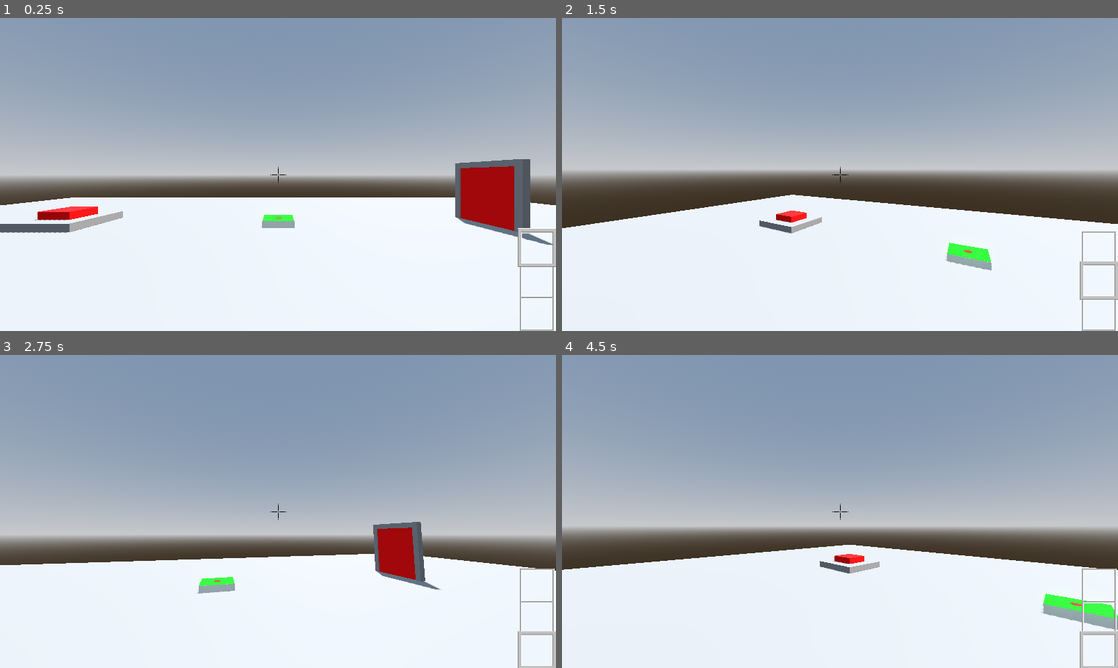
Above: before the commit, frames 1-4 (two rows, left to right).
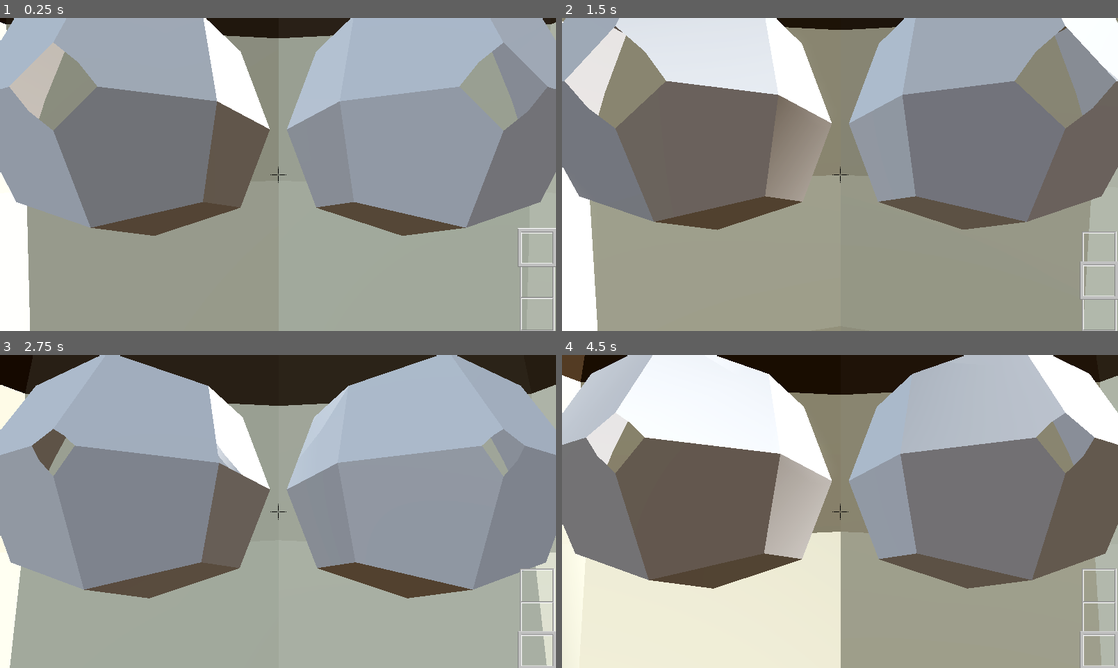
Above: after the commit, the same moments.

Repository: Stevenso2/Karson
Game: Godot game, scene res://assets/World.tscn
Two runs of this game, one before a commit and one after it. Both use one fixed random seed, a clock stepped at 60 frames per second and the inputs below.
Inputs (mouse positions are in pixels of both pictures, inside the frame that each line leads up to):
- Up to frame 1 (0.25 s): no input
- Up to frame 2 (1.5 s): tap Enter (Enter) at 0.5 s; move the mouse to (867, 174) at 0.52 s; tap 1 (1) at 0.6 s; tap 2 (2) at 0.8, 1.35 s; tap Space (U) at 1.25 s; move the mouse to (812, 174) at 1.27 s
- Up to frame 3 (2.75 s): tap 3 (3) at 1.55, 2.1 s; move the mouse to (289, 505) at 2.02 s; tap 4 (4) at 2.3 s
- Up to frame 4 (4.5 s): tap Enter (Enter) at 2.75 s; move the mouse to (834, 517) at 2.77 s; tap 4 (4) at 2.85 s; tap 5 (5) at 3.05, 3.6 s; tap Space (U) at 3.5 s; move the mouse to (878, 514) at 3.52 s; tap 6 (6) at 3.8, 4.35 s; move the mouse to (795, 508) at 4.27 s

The runs differ from the first frame. In frame 1, 88% of the frame differs, in the area x 0-100%, y 0-100%; in frame 2, 91%; in frame 3, 91%; in frame 4, 95%.

Commit message:
Revert "fixed some minor bugs with the player"
This reverts commit d31ccea768832c12b10b8415f8c1dc1734b39002.

Diff:
--- a/assets/Button.tscn
+++ b/assets/Button.tscn
@@ -43,7 +43,7 @@
 transform = Transform3D(1, 0, 0, 0, 1, 0, 0, 0, 1, 0, 0.025, 0)
 shape = SubResource("BoxShape3D_m221e")
 
-[node name="ButtonFace" type="StaticBody3D" parent="." groups=["PObj"]]
+[node name="ButtonFace" type="StaticBody3D" parent="."]
 transform = Transform3D(1, 0, 0, 0, 1, 0, 0, 0, 1, 0, 0.375, 0)
 collision_layer = 2
 collision_mask = 2
--- a/assets/World.tscn
+++ b/assets/World.tscn
@@ -1,9 +1,7 @@
-[gd_scene load_steps=10 format=3 uid="uid://bt6sc561jqijy"]
+[gd_scene load_steps=8 format=3 uid="uid://bt6sc561jqijy"]
 
 [ext_resource type="PackedScene" uid="uid://4r8al3ot2h5v" path="res://assets/player.tscn" id="1_321kd"]
 [ext_resource type="PackedScene" uid="uid://bg3ivkj56s7pu" path="res://assets/Button.tscn" id="2_j6cc0"]
-[ext_resource type="PackedScene" uid="uid://dnfu5hv4qqhid" path="res://assets/door.tscn" id="3_sp64g"]
-[ext_resource type="PackedScene" uid="uid://mta7k70g720y" path="res://assets/timer.tscn" id="4_1favq"]
 
 [sub_resource type="ProceduralSkyMaterial" id="ProceduralSkyMaterial_lkl0i"]
 sky_horizon_color = Color(0.64625, 0.65575, 0.67075, 1)
@@ -50,15 +48,3 @@
 
 [node name="Button" parent="." instance=ExtResource("2_j6cc0")]
 transform = Transform3D(1, 0, 0, 0, 1, 0, 0, 0, 1, -7, 0, -7)
-id = 1
-
-[node name="Door" parent="." instance=ExtResource("3_sp64g")]
-transform = Transform3D(-4.37114e-08, 0, -1, 0, 1, 0, 1, 0, -4.37114e-08, 7, 0, -7)
-TestIDs = [2]
-OpenHeight = 3
-
-[node name="Timer" parent="." instance=ExtResource("4_1favq")]
-transform = Transform3D(1, 0, 0, 0, 1, 0, 0, 0, 1, 0, 0, -7)
-TestIds = [1]
-Own_Id = 2
-Falling_edge = 5
--- a/assets/door.tscn
+++ /dev/null
@@ -1,65 +0,0 @@
-[gd_scene load_steps=9 format=3 uid="uid://dnfu5hv4qqhid"]
-
-[ext_resource type="Script" uid="uid://ciehpbqk5330d" path="res://scrips/door.gd" id="1_3mjjo"]
-
-[sub_resource type="BoxShape3D" id="BoxShape3D_dqn5j"]
-size = Vector3(2, 2, 0.1)
-
-[sub_resource type="StandardMaterial3D" id="StandardMaterial3D_f8yej"]
-albedo_color = Color(1, 0, 0, 1)
-
-[sub_resource type="BoxMesh" id="BoxMesh_r864y"]
-material = SubResource("StandardMaterial3D_f8yej")
-size = Vector3(2, 2, 0.1)
-
-[sub_resource type="BoxShape3D" id="BoxShape3D_hml0m"]
-size = Vector3(0.2, 2, 0.2)
-
-[sub_resource type="BoxShape3D" id="BoxShape3D_v01t0"]
-size = Vector3(2.2, 0.2, 0.2)
-
-[sub_resource type="BoxMesh" id="BoxMesh_2kho1"]
-size = Vector3(0.2, 2, 0.2)
-
-[sub_resource type="BoxMesh" id="BoxMesh_un3tv"]
-size = Vector3(2.2, 0.2, 0.2)
-
-[node name="Door" type="Node3D"]
-script = ExtResource("1_3mjjo")
-
-[node name="Door" type="StaticBody3D" parent="." groups=["PObj"]]
-transform = Transform3D(1, 0, 0, 0, 1, 0, 0, 0, 1, 0, 1, 0)
-collision_layer = 2
-
-[node name="DoorCollision" type="CollisionShape3D" parent="Door"]
-shape = SubResource("BoxShape3D_dqn5j")
-
-[node name="DoorMesh" type="MeshInstance3D" parent="Door"]
-mesh = SubResource("BoxMesh_r864y")
-
-[node name="DoorFrame" type="StaticBody3D" parent="."]
-transform = Transform3D(1, 0, 0, 0, 1, 0, 0, 0, 1, 0, 1, 0)
-
-[node name="FrameCollisionR" type="CollisionShape3D" parent="DoorFrame"]
-transform = Transform3D(1, 0, 0, 0, 1, 0, 0, 0, 1, 1, 0, 0)
-shape = SubResource("BoxShape3D_hml0m")
-
-[node name="FrameCollisionL" type="CollisionShape3D" parent="DoorFrame"]
-transform = Transform3D(1, 0, 0, 0, 1, 0, 0, 0, 1, -1, 0, 0)
-shape = SubResource("BoxShape3D_hml0m")
-
-[node name="FrameCollisionTop" type="CollisionShape3D" parent="DoorFrame"]
-transform = Transform3D(1, 0, 0, 0, 1, 0, 0, 0, 1, 0, 1, 0)
-shape = SubResource("BoxShape3D_v01t0")
-
-[node name="FrameMeshR" type="MeshInstance3D" parent="DoorFrame"]
-transform = Transform3D(1, 0, 0, 0, 1, 0, 0, 0, 1, 1, 0, 0)
-mesh = SubResource("BoxMesh_2kho1")
-
-[node name="FrameMeshL" type="MeshInstance3D" parent="DoorFrame"]
-transform = Transform3D(1, 0, 0, 0, 1, 0, 0, 0, 1, -1, 0, 0)
-mesh = SubResource("BoxMesh_2kho1")
-
-[node name="FrameMeshTop" type="MeshInstance3D" parent="DoorFrame"]
-transform = Transform3D(1, 0, 0, 0, 1, 0, 0, 0, 1, 0, 1, 0)
-mesh = SubResource("BoxMesh_un3tv")
--- a/assets/player.tscn
+++ b/assets/player.tscn
@@ -8,7 +8,7 @@
 radius = 0.3
 height = 1.8
 
-[node name="Player" type="CharacterBody3D" groups=["PObj"]]
+[node name="Player" type="CharacterBody3D"]
 disable_mode = 1
 collision_layer = 3
 collision_mask = 3
@@ -27,6 +27,4 @@
 transform = Transform3D(1, 0, 0, 0, 1, 0, 0, 0, 1, 0, 1.6804, -0.16235)
 current = true
 
-[node name="Hud" parent="." instance=ExtResource("2_2tde0")]
-offset_right = -1152.0
-offset_bottom = -648.0
+[node name="Hud" parent="Camera3D" instance=ExtResource("2_2tde0")]
--- a/assets/timer.tscn
+++ /dev/null
@@ -1,33 +0,0 @@
-[gd_scene load_steps=7 format=3 uid="uid://mta7k70g720y"]
-
-[ext_resource type="Shader" uid="uid://duevvs3ojkyoh" path="res://shader/Timer.gdshader" id="1_e5suj"]
-[ext_resource type="Script" uid="uid://7l14ork74h6d" path="res://timer.gd" id="1_n802f"]
-
-[sub_resource type="StandardMaterial3D" id="StandardMaterial3D_604e0"]
-
-[sub_resource type="BoxMesh" id="BoxMesh_5jrx4"]
-material = SubResource("StandardMaterial3D_604e0")
-size = Vector3(1, 0.2, 1)
-
-[sub_resource type="ShaderMaterial" id="ShaderMaterial_bn1a4"]
-render_priority = 1
-shader = ExtResource("1_e5suj")
-shader_parameter/shape_position = Vector2(0.5, 0.5)
-shader_parameter/shape_radius = 0.1
-shader_parameter/shape_color = Vector3(1, 0, 0)
-shader_parameter/background_color = Vector3(0, 1, 0)
-
-[sub_resource type="PlaneMesh" id="PlaneMesh_e7xey"]
-material = SubResource("ShaderMaterial_bn1a4")
-size = Vector2(1, 1)
-
-[node name="Timer" type="Node3D"]
-script = ExtResource("1_n802f")
-
-[node name="Tile" type="MeshInstance3D" parent="."]
-transform = Transform3D(1, 0, 0, 0, 1, 0, 0, 0, 1, 0, 0.1, 0)
-mesh = SubResource("BoxMesh_5jrx4")
-
-[node name="Timer" type="MeshInstance3D" parent="."]
-transform = Transform3D(1, 0, 0, 0, 1, 0, 0, 0, 1, 0, 0.201, 0)
-mesh = SubResource("PlaneMesh_e7xey")
--- a/project.godot
+++ b/project.godot
@@ -24,10 +24,6 @@
 [display]
 
 window/stretch/mode="viewport"
-
-[global_group]
-
-PObj="Physics Object"
 
 [input]
 
--- a/scrips/button.gd
+++ b/scrips/button.gd
@@ -1,11 +1,13 @@
 extends StaticBody3D
 
 @onready var button_face: StaticBody3D = $ButtonFace
-
 @export var id: int = 0
 @export var ButtonSpeed: float = 0.8
 
 var move = false
+var Contact = false
+# Called when the node enters the scene tree for the first time.
+
 
 func _physics_process(delta: float) -> void:
 	if move:
@@ -21,16 +23,17 @@
 	if button_face.position.y < 0.15:
 		button_face.position.y = 0.15
 
+	if Contact:
+		global.PObj_Button.emit(id)
+
+
 
 
 func move_area_entered(body: Node3D) -> void:
 	move = true
 func move_area_exited(body: Node3D) -> void:
 	move = false
-
 func contact_area_entered(body: Node3D) -> void:
-	if body.is_in_group("PObj"):
-		global.PObj_IDTunnel.emit(id, true)
+	Contact = true
 func contact_area_exited(body: Node3D) -> void:
-	if body.is_in_group("PObj"):
-		global.PObj_IDTunnel.emit(id, false)
+	Contact = false
--- a/scrips/door.gd
+++ /dev/null
@@ -1,31 +0,0 @@
-extends Node3D
-@onready var door: StaticBody3D = $Door
-
-@export var TestIDs: PackedInt32Array = []
-@export var OpenHeight = 4
-@export var CloseHeight = 1
-
-var isOpen = false
-
-# Called when the node enters the scene tree for the first time.
-func _ready() -> void:
-	global.PObj_IDTunnel.connect(Button_detect)
-
-func Button_detect(id, OnOff):
-	#print("button detected: " + str(id))
-	for test in TestIDs:
-		if test == id:
-			isOpen = OnOff
-
-func _physics_process(delta: float) -> void:
-	#Move the door
-	if isOpen && door.position.y <= OpenHeight:
-		door.position.y += 0.1
-	if !isOpen && door.position.y >= CloseHeight:
-		door.position.y -= 0.1
-
-	#Limit the positions
-	if door.position.y >= OpenHeight:
-		door.position.y = OpenHeight
-	if door.position.y <= CloseHeight:
-		door.position.y = CloseHeight
--- a/scrips/global.gd
+++ b/scrips/global.gd
@@ -13,7 +13,8 @@
 
 var DEV = false
 
-signal PObj_IDTunnel(id, OnOff)
+signal PObj_Button
+
 
 func _process(delta: float) -> void:
 	if Input.is_action_just_pressed("REMOVE ON FINAL"):
--- a/scrips/player.gd
+++ b/scrips/player.gd
@@ -48,8 +48,8 @@
 
 func _physics_process(delta: float) -> void:
 	if not global.pause && not global.DEV:
-		camera_3d.position = Vector3(0,1.65,-0.162)
-		camera_3d.rotation.y = 0
+		camera_3d.position = Vector3(0,1.65,0)
+		camera_3d.rotation_degrees.y = 0
 		# Add the gravity.
 		if not is_on_floor():
 			velocity += get_gravity() * delta
--- a/shader/Timer.gdshader
+++ /dev/null
@@ -1,27 +0,0 @@
-shader_type spatial;
-
-uniform vec2 shape_position;
-uniform float shape_radius : hint_range(0.0, 1.0); // Radius of the circle
-uniform vec3 shape_color; // Color inside the shape
-uniform vec3 background_color; // Background color
-
-void vertex() {
-	// Called for every vertex the material is visible on.
-}
-
-void fragment() {
-    // Calculate the distance from the current fragment to the shape's position
-    float distance = distance(UV, shape_position);
-
-    // If the distance is less than the shape radius, use the shape color; otherwise, use the background color
-    if (distance < shape_radius) {
-        ALBEDO = shape_color;
-    } else {
-        ALBEDO = background_color;
-    }
-}
-
-//void light() {
-	// Called for every pixel for every light affecting the material.
-	// Uncomment to replace the default light processing function with this one.
-//}
--- a/timer.gd
+++ /dev/null
@@ -1,17 +0,0 @@
-extends Node3D
-
-@export var TestIds: PackedInt32Array = []
-@export var Own_Id: int = 0
-@export var Rising_edge = 0
-@export var Falling_edge = 0
-
-# Called when the node enters the scene tree for the first time.
-func _ready() -> void:
-	global.PObj_IDTunnel.connect(PassTime)
-
-func PassTime(id, OnOff):
-	for test in TestIds:
-		if test == id:
-			# Rising_edge if OnOff else Falling_edge sets the timeout to respective edge
-			await get_tree().create_timer(Rising_edge if OnOff else Falling_edge).timeout
-			global.PObj_IDTunnel.emit(Own_Id, OnOff)
Not shown: 1 places in assets/Button.tscn that only renumber resources
Not shown: 1 places in assets/hud.tscn that only renumber resources
Not shown: 1 places in assets/player.tscn that only renumber resources
Not shown, changed: scrips/Wold.gd.uid
Not shown, removed: scrips/button.gd.uid
Not shown, removed: scrips/door.gd.uid
Not shown, changed: scrips/global.gd.uid
Not shown, changed: scrips/hud.gd.uid
Not shown, changed: scrips/player.gd.uid
Not shown, removed: shader/Timer.gdshader.uid
Not shown, removed: timer.gd.uid
